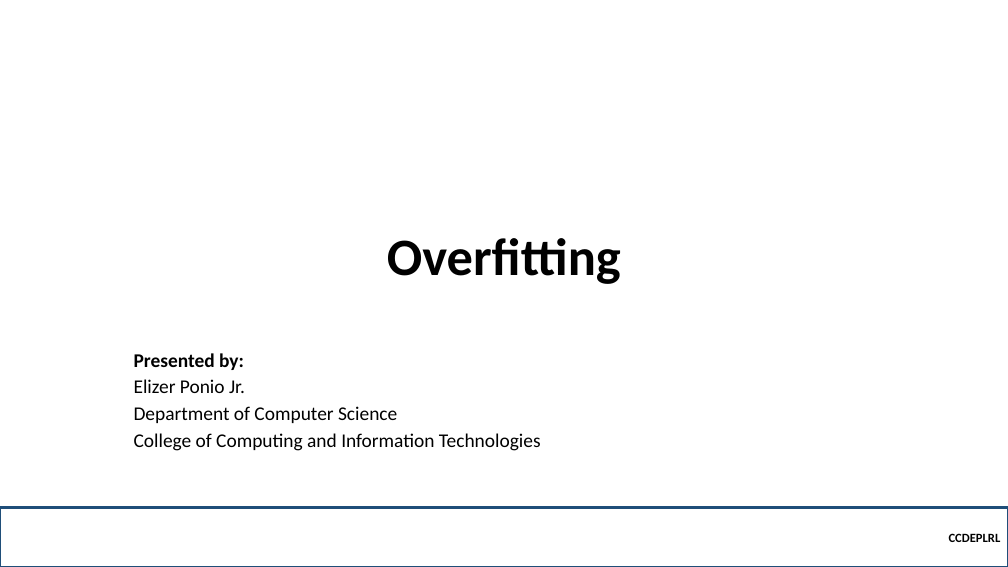
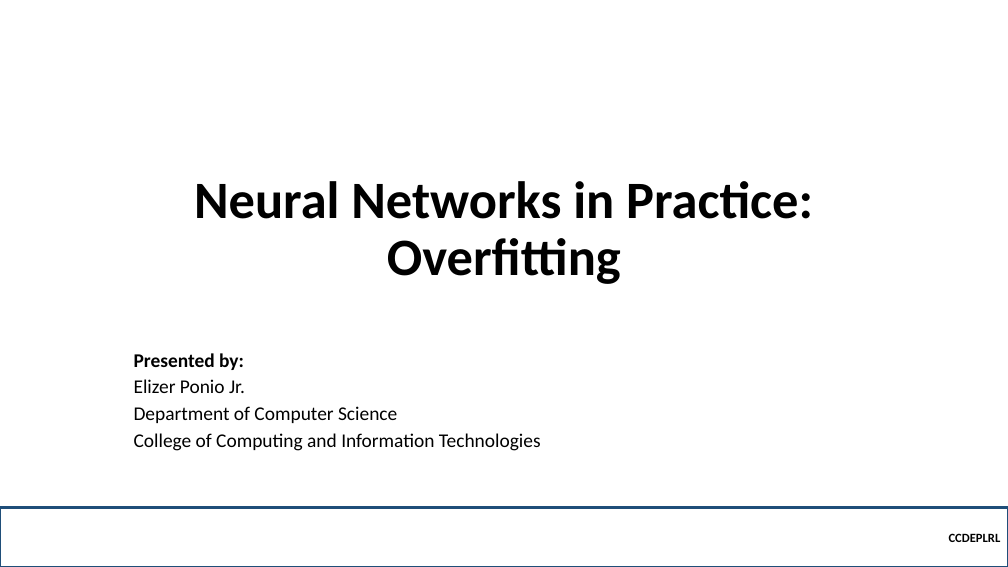
Before and after one commit to robitussin/CCDEPLRL, a slide deck: slide 1 of Week 3 - Neural Networks in Practice/Overfitting.pptx. Drawn at 1008x567 pixels with LibreOffice and Linux fonts; fonts in the diff are those of the drawing; background and template pictures are left out. Boxes give left, top, right and bottom in pixels: in the first picture for what was removed or moved away, otherwise in the second. Text is boxed around its words. In the diff, an @@ line names an element or a change of style, - is before the commit and + after.

Commit message:
added mini batch and overfitting

```diff
--- a/Week 3 - Neural Networks in Practice/Overfitting.pptx
+++ b/Week 3 - Neural Networks in Practice/Overfitting.pptx
@@ title at (x1=194, y1=181, x2=813, y2=284): text changed @@
-Overfitting
+Neural Networks in Practice: Overfitting
```
Also in this commit, not shown: 1 other slide changed, 9 slides added, 2 other files.
